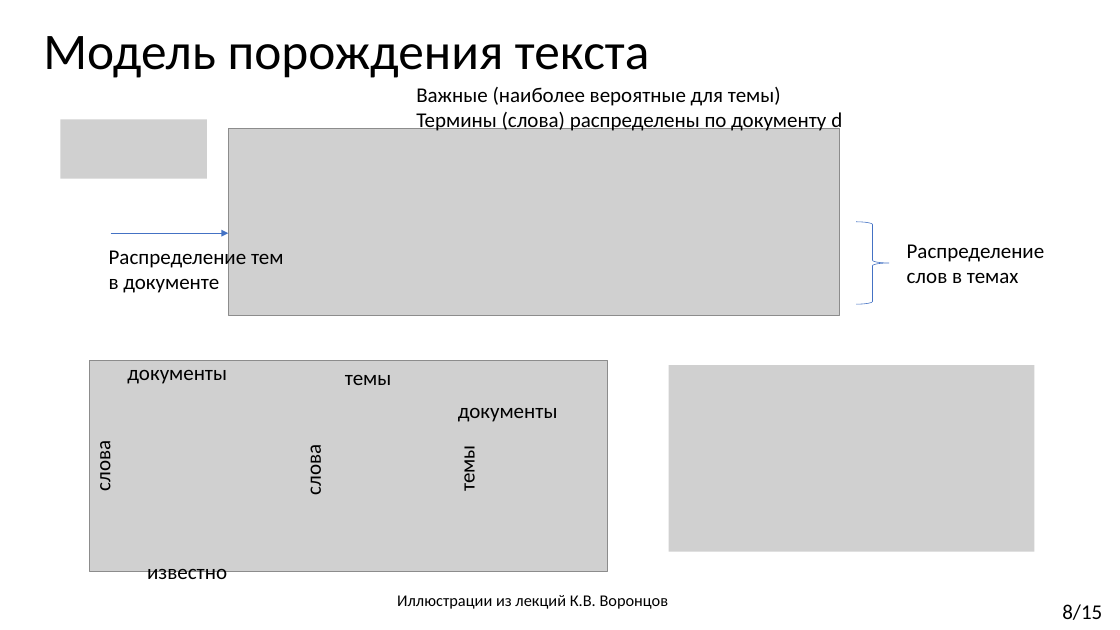
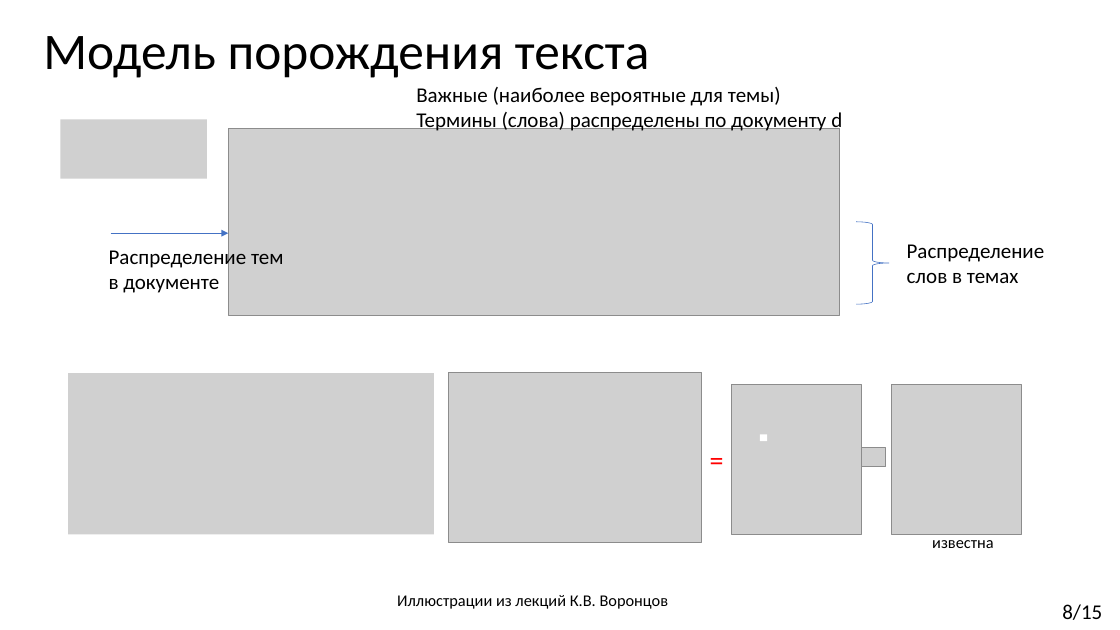
Before and after one commit to Kirmark/bachelor-qualification-work, a slide deck: slide 8 of presentation/presentation.pptx. Drawn at 1120x630 pixels with LibreOffice and Linux fonts; fonts in the diff are those of the drawing; grey boxes stand for pictures. Boxes give left, top, right and bottom in pixels: in the first picture for what was removed or moved away, otherwise in the second. Text is boxed around its words. In the diff, an @@ line names an element or a change of style, - is before the commit and + after.

```diff
--- a/presentation/presentation.pptx
+++ b/presentation/presentation.pptx
@@ picture added at <box>68,373,434,534</box> @@
@@ picture added at <box>449,372,702,543</box> @@
@@ picture removed at <box>669,365,1034,552</box> @@
@@ picture added at <box>732,385,861,534</box> @@
@@ picture added at <box>892,385,1022,534</box> @@
@@ text added at <box>702,439,732,481</box>, 24 pt, text #FF0000 @@
+=
@@ rectangle added at <box>760,434,768,441</box>, fill #FFFFFF @@
@@ picture added at <box>862,448,886,467</box> @@
@@ group removed at <box>90,360,608,571</box>: 6 texts, 1 picture @@
-слова
-документы
-слова
-темы
-документы
-темы
@@ text removed at <box>147,569,227,585</box> @@
-известно
@@ text added at <box>932,540,994,548</box>, 14 pt, text #000000 @@
+известна
```
Also in this commit, not shown: 1 other file.
